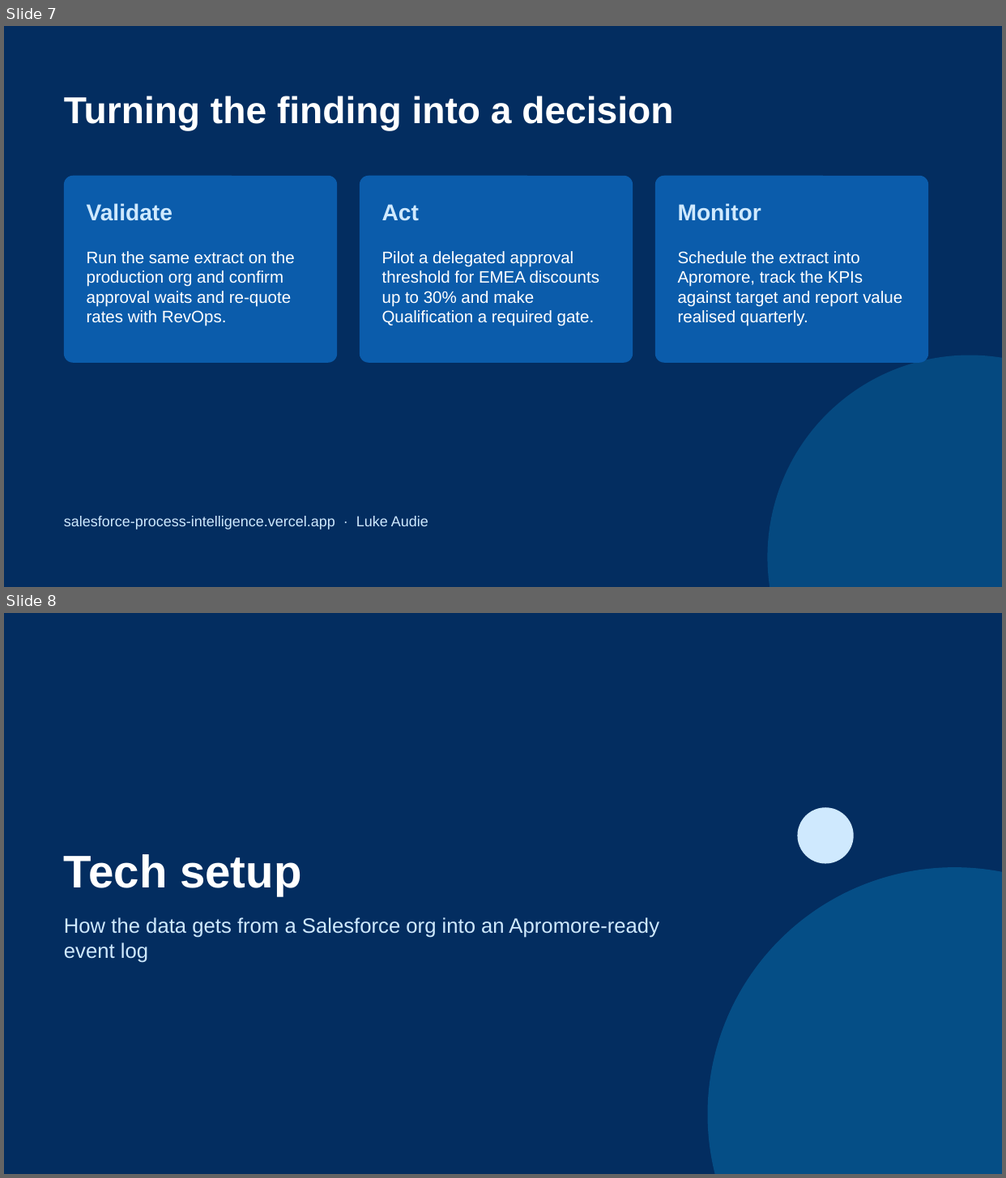
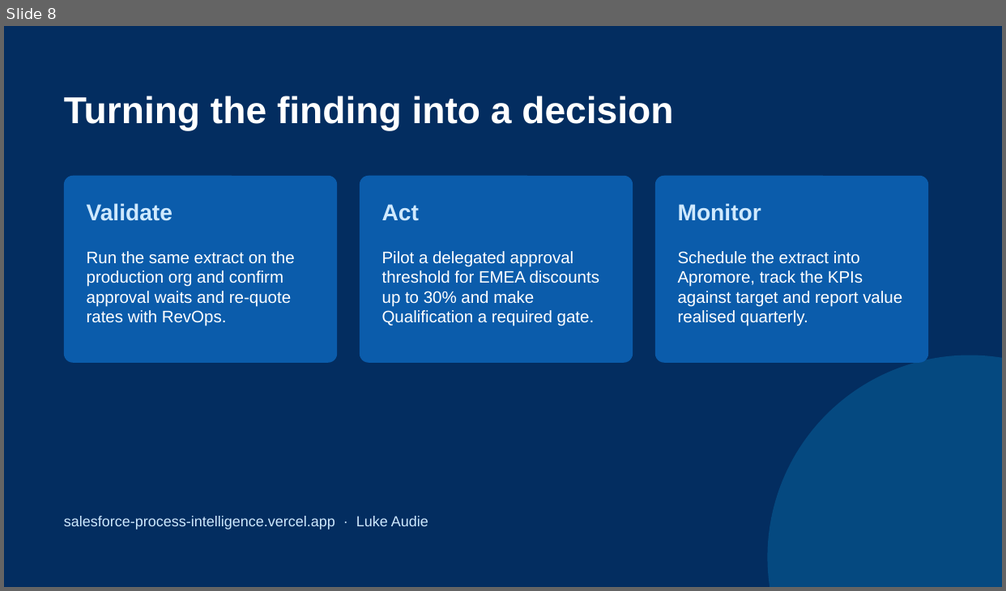
Before and after one commit to ch-lukas/salesforce-process-intelligence, a slide deck: deck/salesforce-process-intelligence.pptx. Shown one above the other, each under a label of ours: slides 7 and 8 before the commit, slide 8 after it. The pictures are 1006x1178 and 1006x591 pixels, drawn with LibreOffice and Linux fonts; fonts in the diff are those of the drawing. Boxes give left, top, right and bottom in pixels: in the first picture for what was removed or moved away, otherwise in the second. Text is boxed around its words. In the diff, an @@ line names an element or a change of style, - is before the commit and + after.

```diff
--- a/deck/salesforce-process-intelligence.pptx
+++ b/deck/salesforce-process-intelligence.pptx
@@ slide 8 removed at box(4, 613, 1002, 1174), background #032D60 @@
@@ ellipse removed at box(798, 807, 854, 864) @@
@@ title removed at box(64, 854, 302, 897) @@
-Tech setup
@@ ellipse removed at box(708, 867, 1002, 1174) @@
@@ text removed at box(64, 918, 659, 963) @@
-How the data gets from a Salesforce org into an Apromore-ready event log
@@ what was slide 7 is now slide 8 @@
```
Also in this commit, not shown: 1 slide added, 5 other slides removed, 3 other files.
